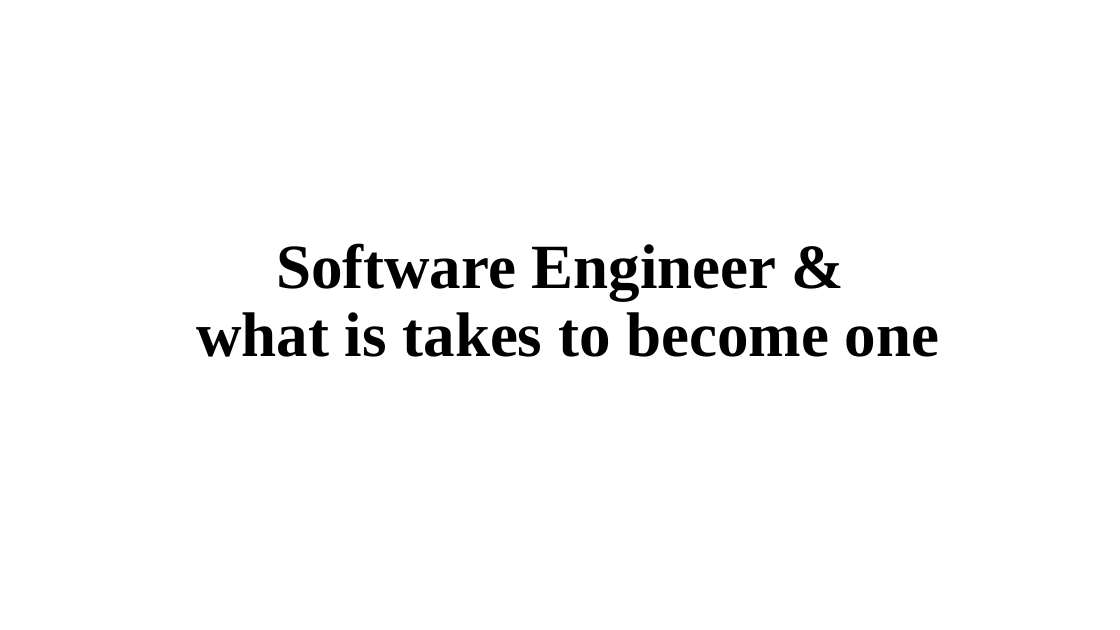
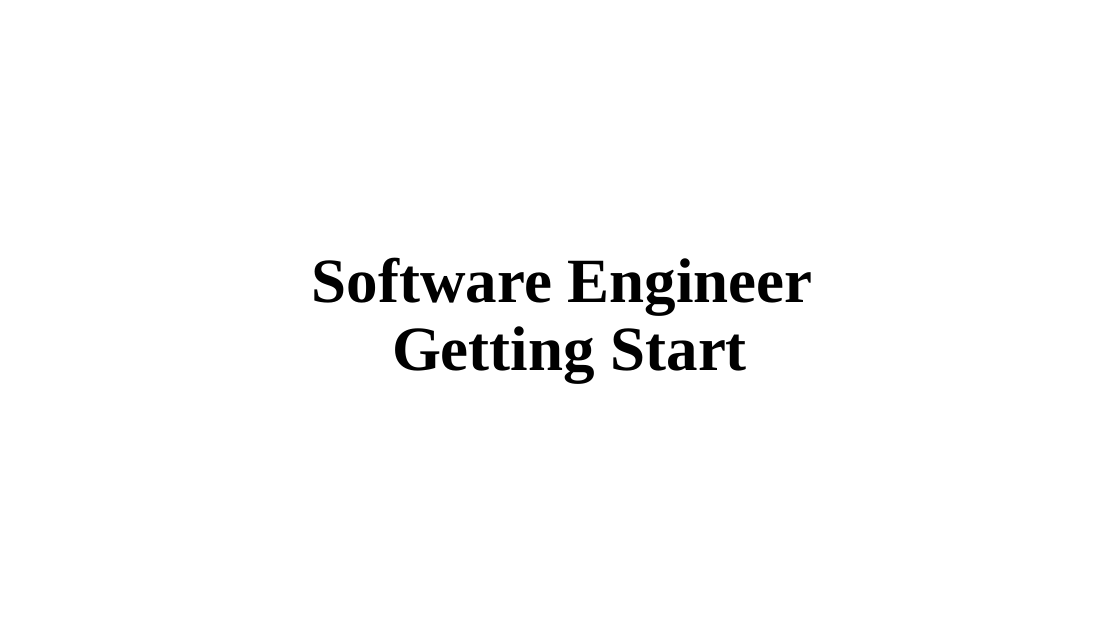
Before and after one commit to ngohungphuc/Presentation, a slide deck: slide 1 of SE.pptx. Drawn at 1120x630 pixels with LibreOffice and Linux fonts; fonts in the diff are those of the drawing. Boxes give left, top, right and bottom in pixels: in the first picture for what was removed or moved away, otherwise in the second. Text is boxed around its words. In the diff, an @@ line names an element or a change of style, - is before the commit and + after.

```diff
--- a/SE.pptx
+++ b/SE.pptx
@@ title at [312,257,813,382]: text changed @@
-Software Engineer &
-what is takes to become one
+Software Engineer
+Getting Start
```
Also in this commit, not shown: 8 other slides changed.
